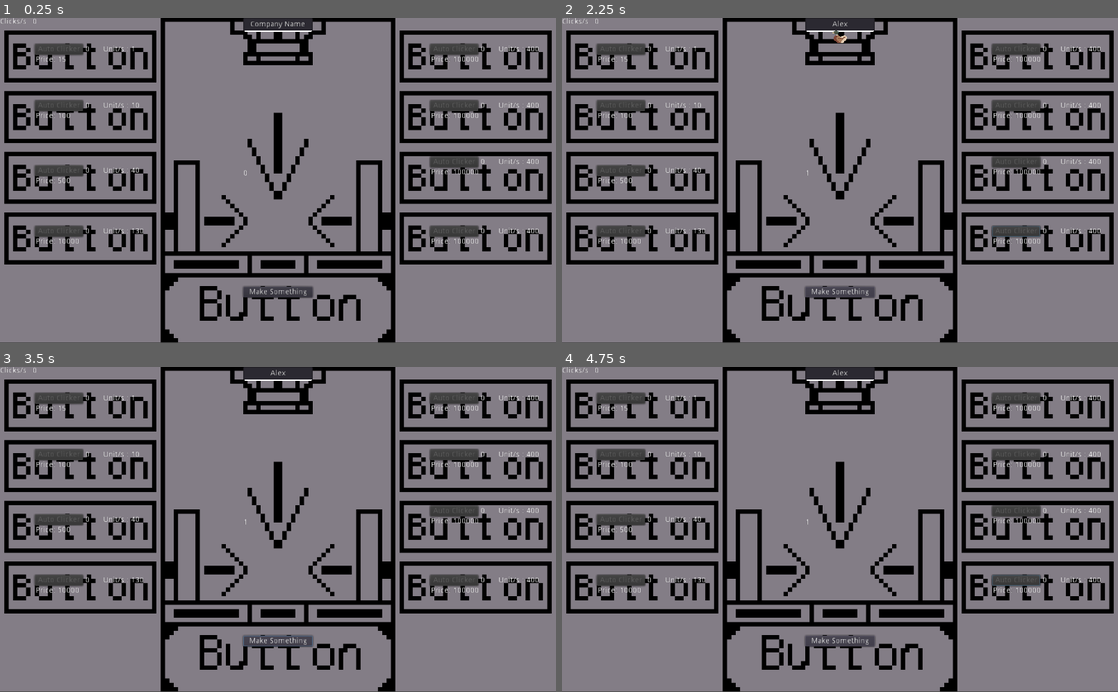
Above: before the commit, frames 1-4 (two rows, left to right).
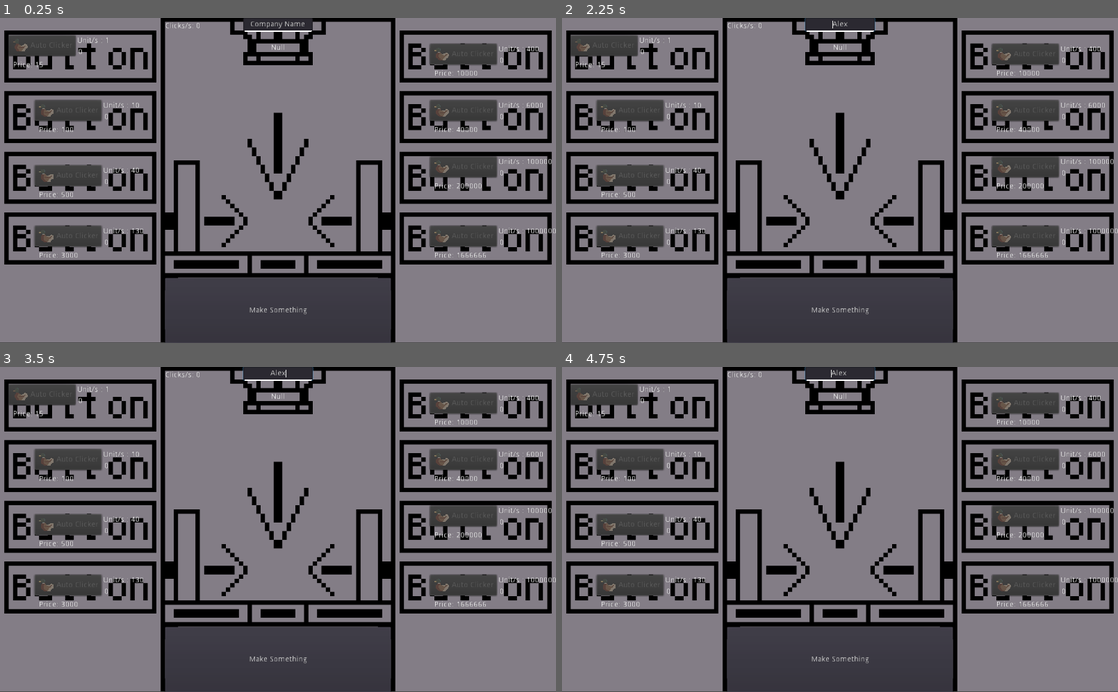
Above: after the commit, the same moments.

Repository: KeithButler-WIT/Godot-AutoClicker
Game: Godot game, scene res://Scenes/Main.tscn
The game is run twice, just before and just after one commit, with the same random seed, the same clock (stepped at 60 frames per second) and the same inputs.
Inputs (mouse positions are in pixels of both pictures, inside the frame that each line leads up to):
- Up to frame 1 (0.25 s): no input
- Up to frame 2 (2.25 s): click (840, 24) at 0.52 s; type "Alex" at 0.6 s; click "Make Something" at 1.25 s; tap Enter at 2 s; hold Up (ui_up) from 2.03 s (still down)
- Up to frame 3 (3.5 s): release Up (ui_up) at 2.78 s; hold Down (ui_down) from 2.78 s (still down)
- Up to frame 4 (4.75 s): tap Space at 3.5 s; release Down (ui_down) at 3.53 s; hold Up (ui_up) from 3.53 s (still down); tap Enter at 4.25 s

The runs differ from the first frame. In frame 1, 12% of the frame differs, in the area x 0-100%, y 0-100%; in frame 2, 12%; in frame 3, 12%; in frame 4, 12%.
Error after the commit: Invalid get index 'Y' (on base: 'Array'). (res://Scripts/util.gd:31)

Commit message:
Partially made a number formatter

Diff:
--- a/Scenes/AutoClickerScene.tscn
+++ b/Scenes/AutoClickerScene.tscn
@@ -1,6 +1,7 @@
-[gd_scene load_steps=2 format=2]
+[gd_scene load_steps=3 format=2]
 
 [ext_resource path="res://Scripts/AutoClickerScene.gd" type="Script" id=1]
+[ext_resource path="res://Sprites/Duck.png" type="Texture" id=2]
 
 [node name="AutoClickers" type="Control"]
 margin_right = 178.0
@@ -12,22 +13,23 @@
 margin_bottom = 20.0
 size_flags_stretch_ratio = 0.0
 text = "Auto Clicker"
+icon = ExtResource( 2 )
 
 [node name="Label" type="Label" parent="."]
-margin_left = 93.0
-margin_top = 3.0
-margin_right = 101.0
-margin_bottom = 17.0
+margin_left = 128.0
+margin_top = 24.0
+margin_right = 136.0
+margin_bottom = 38.0
 text = "0"
 
 [node name="Timer" type="Timer" parent="."]
 autostart = true
 
 [node name="Price" type="Label" parent="."]
-margin_left = 2.0
-margin_top = 22.0
-margin_right = 2.0
-margin_bottom = 36.0
+margin_left = 8.0
+margin_top = 48.0
+margin_right = 16.0
+margin_bottom = 62.0
 
 [node name="HBoxContainer" type="HBoxContainer" parent="."]
 margin_left = 126.0
--- a/Scenes/CurrencySprite.tscn
+++ b/Scenes/CurrencySprite.tscn
@@ -1,9 +1,11 @@
 [gd_scene load_steps=4 format=2]
 
-[ext_resource path="res://Sprites/Duck.png" type="Texture" id=1]
+[ext_resource path="res://Sprites/egg.png" type="Texture" id=1]
 [ext_resource path="res://Scripts/Currency.gd" type="Script" id=2]
 
-[sub_resource type="RectangleShape2D" id=1]
+[sub_resource type="CapsuleShape2D" id=1]
+radius = 7.0
+height = 0.0
 
 [node name="CurrencySprite" type="Node2D"]
 show_behind_parent = true
@@ -13,15 +15,18 @@
 gravity_scale = 4.0
 
 [node name="CollisionShape2D" type="CollisionShape2D" parent="RigidBody2D"]
+scale = Vector2( 2, 2 )
 shape = SubResource( 1 )
+
+[node name="CollisionPolygon2D" type="CollisionPolygon2D" parent="RigidBody2D"]
+visible = false
+position = Vector2( -0.286607, -0.0486403 )
+scale = Vector2( 1.52009, 1.50408 )
+build_mode = 1
+polygon = PoolVector2Array( -5.73216, -7.94598, -3.10073, -7.94598, -1.33333, -6, -2.66667, -2.66667, 2, 0, 6, -2, 8.66667, 2, 4, 7.33333, -3.33333, 7.33333, -7.33333, 4, -7.33333, 0.666667, -5.33333, -2.66667, -10, -4 )
 disabled = true
 
 [node name="Sprite" type="Sprite" parent="RigidBody2D"]
 position = Vector2( -1.52588e-06, -1.52588e-06 )
+scale = Vector2( 2, 2 )
 texture = ExtResource( 1 )
-
-[node name="CollisionPolygon2D" type="CollisionPolygon2D" parent="RigidBody2D"]
-position = Vector2( -0.286607, -0.0486403 )
-scale = Vector2( 1.52009, 1.50408 )
-build_mode = 1
-polygon = PoolVector2Array( -5.73216, -7.94598, -3.10073, -7.94598, -1.33333, -6, -2.66667, -2.66667, 2, 0, 6, -2, 8.66667, 2, 4, 7.33333, -3.33333, 7.33333, -7.33333, 4, -7.33333, 0.666667, -5.33333, -2.66667, -10, -4 )
--- a/Scenes/Main.tscn
+++ b/Scenes/Main.tscn
@@ -13,15 +13,23 @@
 wait_time = 60.0
 autostart = true
 
+[node name="ManualClick" type="Button" parent="."]
+margin_left = 304.0
+margin_top = 480.0
+margin_right = 720.0
+margin_bottom = 600.0
+shortcut_in_tooltip = false
+text = "Make Something"
+
 [node name="AutoClickerContainer" type="Control" parent="."]
 margin_right = 1024.0
 margin_bottom = 600.0
 
 [node name="AutoClickers" parent="AutoClickerContainer" instance=ExtResource( 2 )]
-margin_left = 64.0
-margin_top = 48.0
-margin_right = 224.0
-margin_bottom = 88.0
+margin_left = 16.0
+margin_top = 32.0
+margin_right = 176.0
+margin_bottom = 72.0
 grow_horizontal = 2
 grow_vertical = 2
 rect_pivot_offset = Vector2( -646, 0 )
@@ -62,81 +70,71 @@
 __meta__ = {
 "_edit_group_": true
 }
+price = 3000
+ups = 130
+
+[node name="AutoClickers5" parent="AutoClickerContainer" instance=ExtResource( 2 )]
+margin_left = 792.0
+margin_top = 48.0
+margin_right = 952.0
+margin_bottom = 88.0
+rect_pivot_offset = Vector2( -646, 0 )
+__meta__ = {
+"_edit_group_": true
+}
 price = 10000
-ups = 130
-
-[node name="AutoClickers5" parent="AutoClickerContainer" instance=ExtResource( 2 )]
-margin_left = 792.0
+ups = 400
+
+[node name="AutoClickers6" parent="AutoClickerContainer" instance=ExtResource( 2 )]
+margin_left = 792.0
+margin_top = 152.0
+margin_right = 952.0
+margin_bottom = 192.0
+rect_pivot_offset = Vector2( -646, 0 )
+__meta__ = {
+"_edit_group_": true
+}
+price = 40000
+ups = 6000
+
+[node name="AutoClickers7" parent="AutoClickerContainer" instance=ExtResource( 2 )]
+margin_left = 792.0
+margin_top = 256.0
+margin_right = 952.0
+margin_bottom = 296.0
+rect_pivot_offset = Vector2( -646, 0 )
+__meta__ = {
+"_edit_group_": true
+}
+price = 200000
+ups = 100000
+
+[node name="AutoClickers8" parent="AutoClickerContainer" instance=ExtResource( 2 )]
+margin_left = 792.0
+margin_top = 384.0
+margin_right = 952.0
+margin_bottom = 424.0
+rect_pivot_offset = Vector2( -646, 0 )
+__meta__ = {
+"_edit_group_": true
+}
+price = 1666666
+ups = 1000000
+
+[node name="ClicksPerSecondLabel" type="Label" parent="."]
+margin_left = 304.0
+margin_top = 8.0
+margin_right = 368.0
+margin_bottom = 24.0
+text = "Clicks/s: "
+
+[node name="CurrentCurrency" type="Label" parent="."]
+margin_left = 472.0
 margin_top = 48.0
-margin_right = 952.0
-margin_bottom = 88.0
-rect_pivot_offset = Vector2( -646, 0 )
-__meta__ = {
-"_edit_group_": true
-}
-price = 100000
-ups = 400
-
-[node name="AutoClickers6" parent="AutoClickerContainer" instance=ExtResource( 2 )]
-margin_left = 792.0
-margin_top = 152.0
-margin_right = 952.0
-margin_bottom = 192.0
-rect_pivot_offset = Vector2( -646, 0 )
-__meta__ = {
-"_edit_group_": true
-}
-price = 100000
-ups = 400
-
-[node name="AutoClickers7" parent="AutoClickerContainer" instance=ExtResource( 2 )]
-margin_left = 792.0
-margin_top = 256.0
-margin_right = 952.0
-margin_bottom = 296.0
-rect_pivot_offset = Vector2( -646, 0 )
-__meta__ = {
-"_edit_group_": true
-}
-price = 100000
-ups = 400
-
-[node name="AutoClickers8" parent="AutoClickerContainer" instance=ExtResource( 2 )]
-margin_left = 792.0
-margin_top = 384.0
-margin_right = 952.0
-margin_bottom = 424.0
-rect_pivot_offset = Vector2( -646, 0 )
-__meta__ = {
-"_edit_group_": true
-}
-price = 100000
-ups = 400
-
-[node name="ClicksPerSecondLabel" type="Label" parent="."]
-margin_right = 40.0
-margin_bottom = 14.0
-text = "Clicks/s"
-
-[node name="ClicksPerSecondValue" type="Label" parent="."]
-margin_left = 60.0
-margin_right = 100.0
-margin_bottom = 14.0
-
-[node name="ManualClick" type="Button" parent="."]
-margin_left = 448.0
-margin_top = 496.0
-margin_right = 576.0
-margin_bottom = 516.0
-shortcut_in_tooltip = false
-text = "Make Something"
-
-[node name="CurrentCurrency" type="Label" parent="."]
-margin_left = 448.0
-margin_top = 280.0
-margin_right = 456.0
-margin_bottom = 294.0
+margin_right = 552.0
+margin_bottom = 62.0
 text = "0"
+align = 1
 
 [node name="NameContainer" type="Control" parent="."]
 margin_left = 448.0
@@ -267,8 +265,10 @@
 
 [node name="CurrencySpawner" type="Control" parent="."]
 margin_left = 256.0
-margin_top = -64.0
+margin_top = -96.0
 margin_right = 319.0
+margin_bottom = -32.0
+rect_pivot_offset = Vector2( 31.5, 32 )
 script = ExtResource( 4 )
 
 [node name="Background" type="Sprite" parent="."]
--- a/Scripts/Currency.gd
+++ b/Scripts/Currency.gd
@@ -18,4 +18,4 @@
 	timer.set_wait_time(2)
 	timer.start()
 
-	#queue_free()
+#	queue_free()
--- a/Scripts/CurrencySpawner.gd
+++ b/Scripts/CurrencySpawner.gd
@@ -4,7 +4,7 @@
 var currencySprite = preload("res://Scenes/CurrencySprite.tscn")
 
 func spawnCurrency():
-	#randomize()
+	randomize()
 	var currency = currencySprite.instance()
 	currency.set_position(rect_position)
 #	currency.set_position($".".get_rect().position)
--- a/Scripts/Main.gd
+++ b/Scripts/Main.gd
@@ -17,20 +17,7 @@
 
 # Called when the node enters the scene tree for the first time.
 func _ready():
-	var file = File.new()
-	if file.file_exists(saveFile):
-		file.open(saveFile, File.READ)
-		data = parse_json(file.get_line())
-		count = data.count
-
-		var index = 0
-		for dac in data.auto_clickers:
-			$AutoClickerContainer.get_children()[index].update_value(dac)
-			index += 1
-
-		$NameContainer/LineEdit.text = parse_json(file.get_line())
-
-		file.close()
+	load_game()
 
 
 func _on_Button_pressed():
@@ -38,7 +25,7 @@
 
 
 func _process(_delta):
-	$CurrentCurrency.text = str(count)
+	$CurrentCurrency.text = str(Util.nFormatter(count))
 
 	# Checks every autoclicker and takes the amount of units
 	var index = 0
@@ -47,11 +34,12 @@
 		 total_ups += ac.ups * ac.amount
 		 index += 1
 	# Displays total units/s to the screen
-	$ClicksPerSecondValue.text = str(total_ups)
+	$ClicksPerSecondLabel.text = "Clicks/s: " + str(total_ups)
 
 
 func _on_SavingTimer_timeout():
 	save_game()
+
 
 func save_game():
 	data.count = count
@@ -68,3 +56,20 @@
 	file.store_line(to_json(data))
 	file.store_line(to_json(company_name))
 	file.close()
+
+
+func load_game():
+	var file = File.new()
+	if file.file_exists(saveFile):
+		file.open(saveFile, File.READ)
+		data = parse_json(file.get_line())
+		count = data.count
+
+		var index = 0
+		for dac in data.auto_clickers:
+			$AutoClickerContainer.get_children()[index].update_value(dac)
+			index += 1
+
+		$NameContainer/LineEdit.text = parse_json(file.get_line())
+
+		file.close()
--- /dev/null
+++ b/Scripts/util.gd
@@ -0,0 +1,35 @@
+extends Node
+
+class_name Util
+
+static func nFormatter(num):
+#	var lookup = [
+#	{ value: 1, symbol: "" },
+#	{ value: 1e3, symbol: "k" },
+#	{ value: 1e6, symbol: "M" },
+#	{ value: 1e9, symbol: "G" },
+#	{ value: 1e12, symbol: "T" },
+#	{ value: 1e15, symbol: "P" },
+#	{ value: 1e18, symbol: "E" }
+#	]
+##	var rx = /\.0+$|(\.[0-9]*[1-9])0+$/
+##	lookup.slice().reverse()
+#	var item = lookup.slice().reverse().find(function(item):
+#		return num >= item.value;
+#	return item ? (num / item.value).toFixed(digits).replace(rx, "$1") + item.symbol : "0";
+
+	var i_offset = 15 # change this if you extend the symbols!!!
+	var prec = 3
+	var fmt = '{p}'.format({"p": prec})
+	var symbols = ['Y', 'T', 'G', 'M', 'k', '', 'm', 'u', 'n']
+
+#	var e = log10(abs(num))
+	var e = log(abs(num))
+	if e >= i_offset + 3:
+		return '{fmt}'.format({"fmt": fmt})
+	for i in symbols:
+		print(symbols[i])
+		var e_thresh = i_offset - 3 * i
+		if e >= e_thresh:
+			return '{fmt}{sym}'.format({"fmt": fmt, "sym": symbols[i]})
+	return '{fmt}'.format({"fmt": fmt})
--- a/project.godot
+++ b/project.godot
@@ -7,6 +7,16 @@
 ;   param=value ; assign values to parameters
 
 config_version=4
+
+_global_script_classes=[ {
+"base": "Node",
+"class": "Util",
+"language": "GDScript",
+"path": "res://Scripts/util.gd"
+} ]
+_global_script_class_icons={
+"Util": ""
+}
 
 [application]
 
